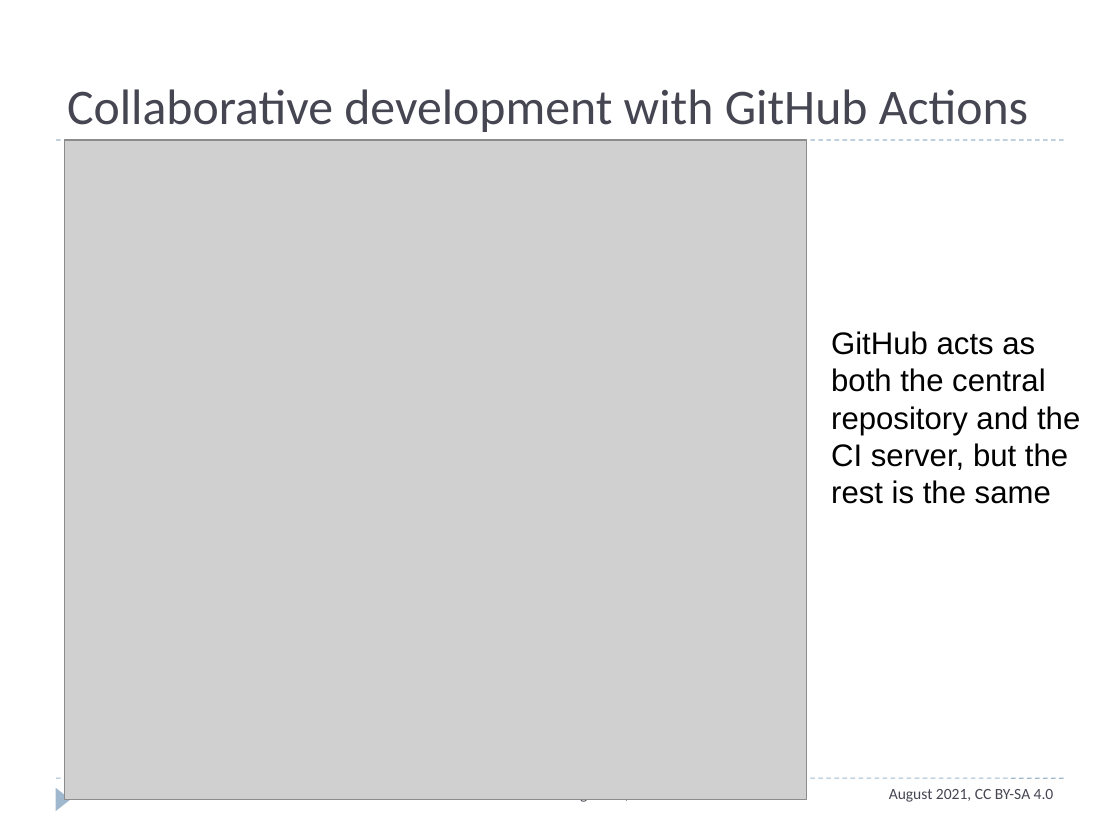
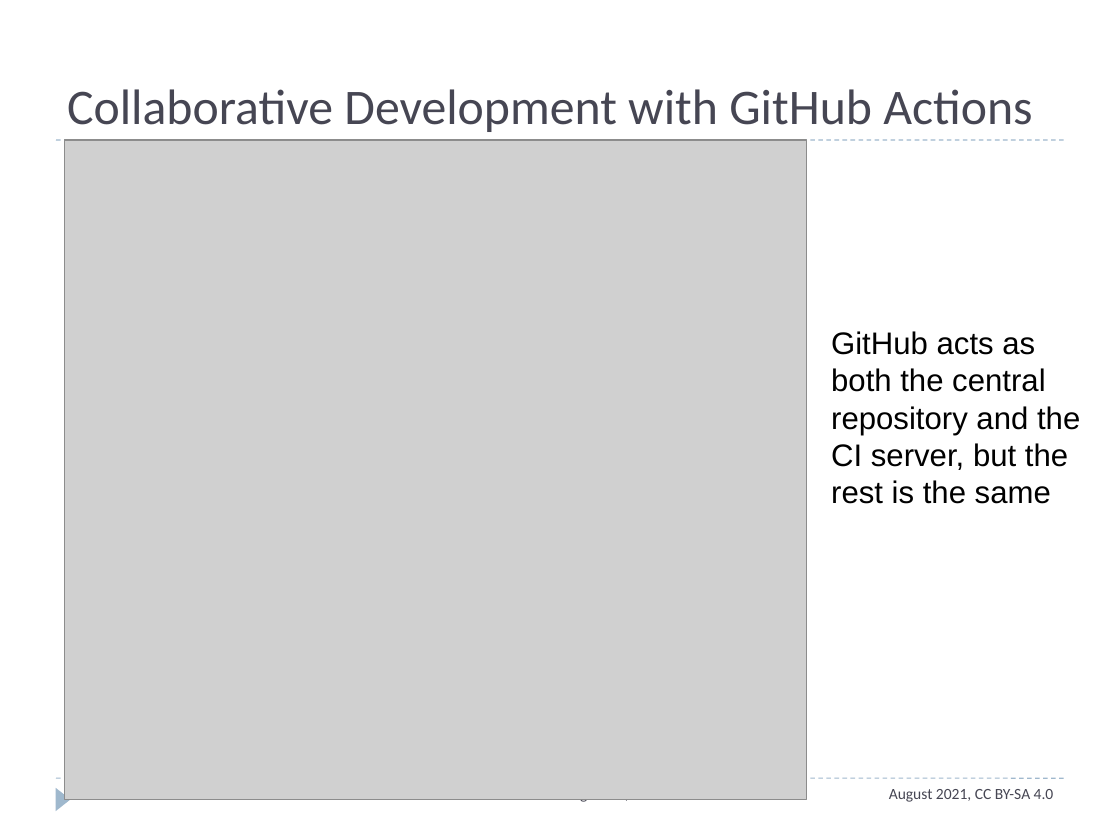
Before and after one commit to ASPP/testing_debugging_profiling, a slide deck: slide 7 of continuous_integration.pptx. Drawn at 1120x840 pixels with LibreOffice and Linux fonts; fonts in the diff are those of the drawing; grey boxes stand for pictures. Boxes give left, top, right and bottom in pixels: in the first picture for what was removed or moved away, otherwise in the second. Text is boxed around its words. In the diff, an @@ line names an element or a change of style, - is before the commit and + after.

```diff
--- a/continuous_integration.pptx
+++ b/continuous_integration.pptx
@@ title at (67,89,1032,132): text changed @@
-Collaborative development with GitHub Actions
+Collaborative Development with GitHub Actions
```
Also in this commit, not shown: 3 other slides changed.
